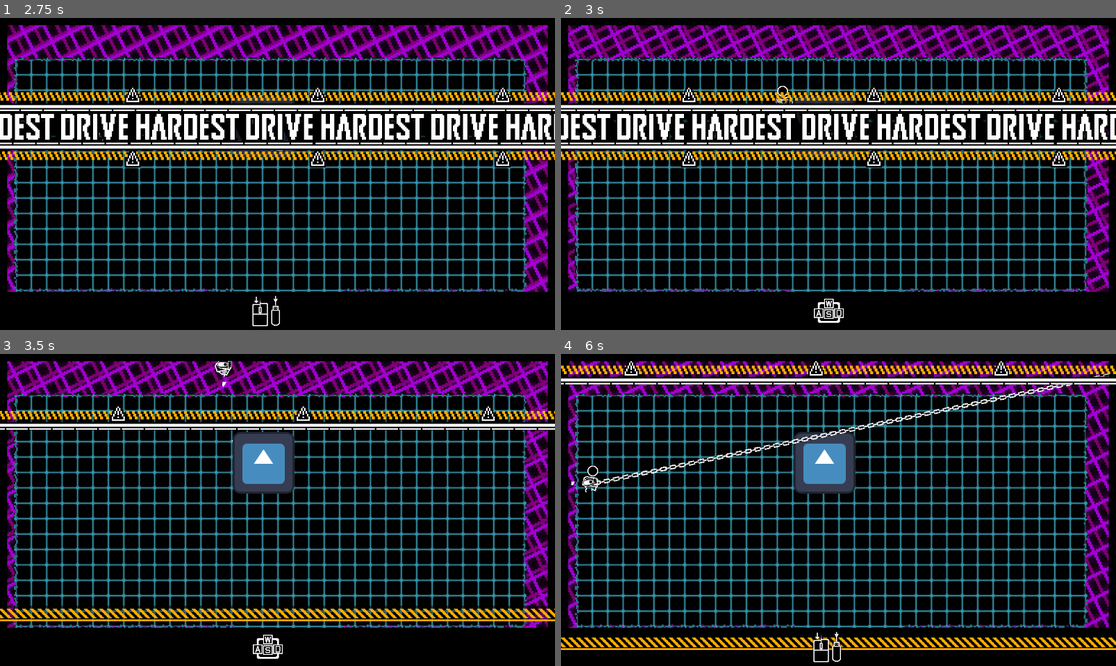
Above: before the commit, frames 1-4 (two rows, left to right).
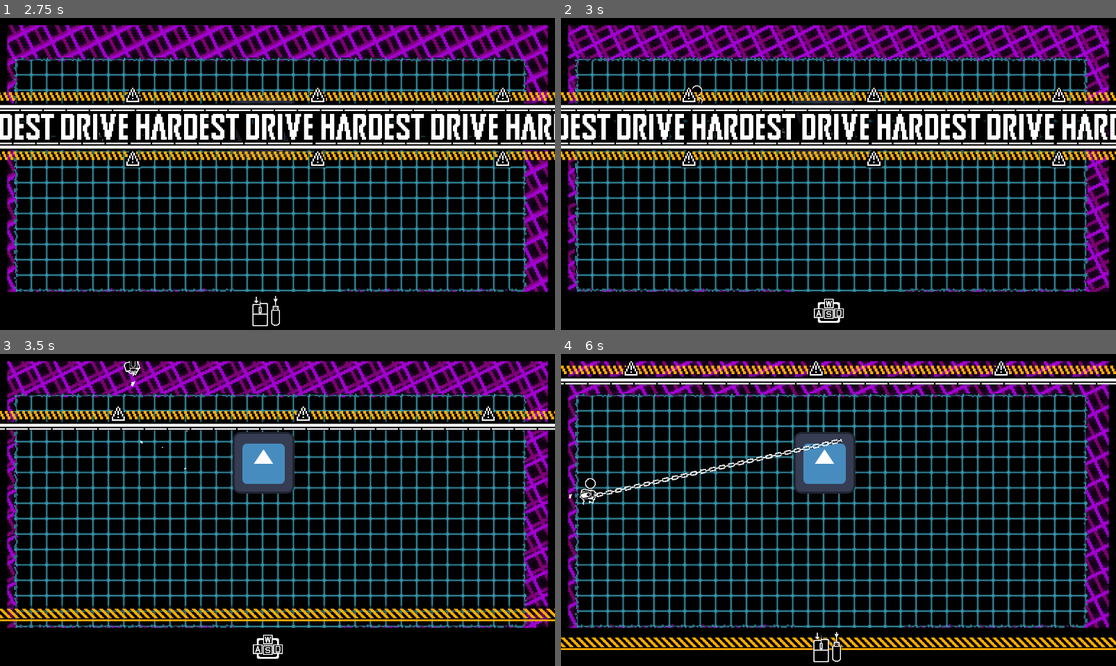
Above: after the commit, the same moments.

Repository: SomeSortOfSam/Hardest_Drive
Game: Godot game, scene res://scenes/gamplay.tscn
Same seed, same stepped clock (60 frames per second), same inputs: the game is played once before the commit and once after it. The engine's default icon, where the game draws it, is replaced by a stand-in: a white triangle on a blue panel in a dark square. Sound files missing from this copy of the repository are replaced by a short silence.
Inputs (mouse positions are in pixels of both pictures, inside the frame that each line leads up to):
- Up to frame 1 (2.75 s): move the mouse to (399, 158) at 0.52 s; hold D (player_right) 0.53-1.28 s; click (399, 158) at 0.67 s; move the mouse to (166, 189) at 1.27 s; hold S (player_down) 1.28-2.03 s; move the mouse to (333, 105) at 2.02 s; hold D (player_right) from 2.03 s (still down)
- Up to frame 2 (3 s): move the mouse to (810, 236) at 2.77 s; release D (player_right) at 2.78 s; hold W (player_up) from 2.78 s (still down); click (810, 236) at 2.92 s
- Up to frame 3 (3.5 s): keep holding W (player_up)
- Up to frame 4 (6 s): move the mouse to (1005, 556) at 3.52 s; release W (player_up) at 3.53 s; hold A (player_left) 3.53-5.03 s; move the mouse to (672, 463) at 4.27 s; move the mouse to (866, 510) at 5.02 s; hold S (player_down) 5.03-5.78 s; click (866, 510) at 5.17 s; move the mouse to (755, 432) at 5.77 s; hold D (player_right) from 5.78 s (still down)

Frame 1 is identical in both runs. In frame 2, 0.1% of the frame differs, in the area x 23-42%, y 21-37%; in frame 3, 0.3%; in frame 4, 1.7%, in the area x 1-99%, y 6-49%.

Commit message:
added grapple tweening (sort of)
This reverts commit 5e0342f098164e82ac9ee842cf0c208769572391, reversing
changes made to 6507b3875eb5bd73da13b66ef92f756b43005a2b.

Diff:
--- a/scenes/player.tscn
+++ b/scenes/player.tscn
@@ -551,6 +551,8 @@
 
 [node name="VisibleOnScreenNotifier2D" type="VisibleOnScreenNotifier2D" parent="."]
 
+[node name="Timer" type="Timer" parent="."]
+
 [connection signal="area_entered" from="HitBox" to="." method="_on_hit_box_area_entered"]
 [connection signal="body_entered" from="Node2D/TileMapCheck" to="." method="_on_tile_map_check_body_entered"]
 [connection signal="body_exited" from="Node2D/TileMapCheck" to="." method="_on_tile_map_check_body_exited"]
--- a/scripts/player.gd
+++ b/scripts/player.gd
@@ -18,6 +18,7 @@
 @onready var audio : AudioStreamPlayer = $AudioStreamPlayer
 @onready var hurt_audio : AudioStreamPlayer2D = $HurtSound
 @onready var tile_map_checker : Area2D = $Node2D/TileMapCheck
+@onready var timer :Timer = $Timer
 
 var harpoon_tween : Tween
 var rotate_tween : Tween
@@ -25,6 +26,7 @@
 var harpoon_target : CollisionObject2D
 var is_overlaping_tilemap := false
 var gravity = ProjectSettings.get_setting("physics/2d/default_gravity")
+var moving_enabled := true
 
 signal pull_requested(direction : float)
 
@@ -39,7 +41,7 @@
 		velocity.x = move_toward(velocity.x, 0, SPEED)
 	if vertical_input:
 		velocity.y = vertical_input * SPEED
-	elif is_overlaping_tilemap:
+	elif is_overlaping_tilemap && moving_enabled:
 		velocity.y = move_toward(velocity.y, 0, SPEED)
 
 	if velocity.length() > 0:
@@ -138,7 +140,11 @@
 	harpoon_tween.tween_callback(while_harpoon_out.bind(target))
 
 func create_pulled_by_harpoon_tween():
-	velocity += to_local( ray_cast.get_collision_point()) * SPEED
+	moving_enabled = false
+	timer.start(0.3)
+	velocity += to_local( ray_cast.get_collision_point()) * 4
+	await timer.timeout
+	moving_enabled = true
 	stop_harpoon()
 
 func pull_harpoon():
Not shown: 1 places in scenes/gamplay.tscn that only renumber resources
